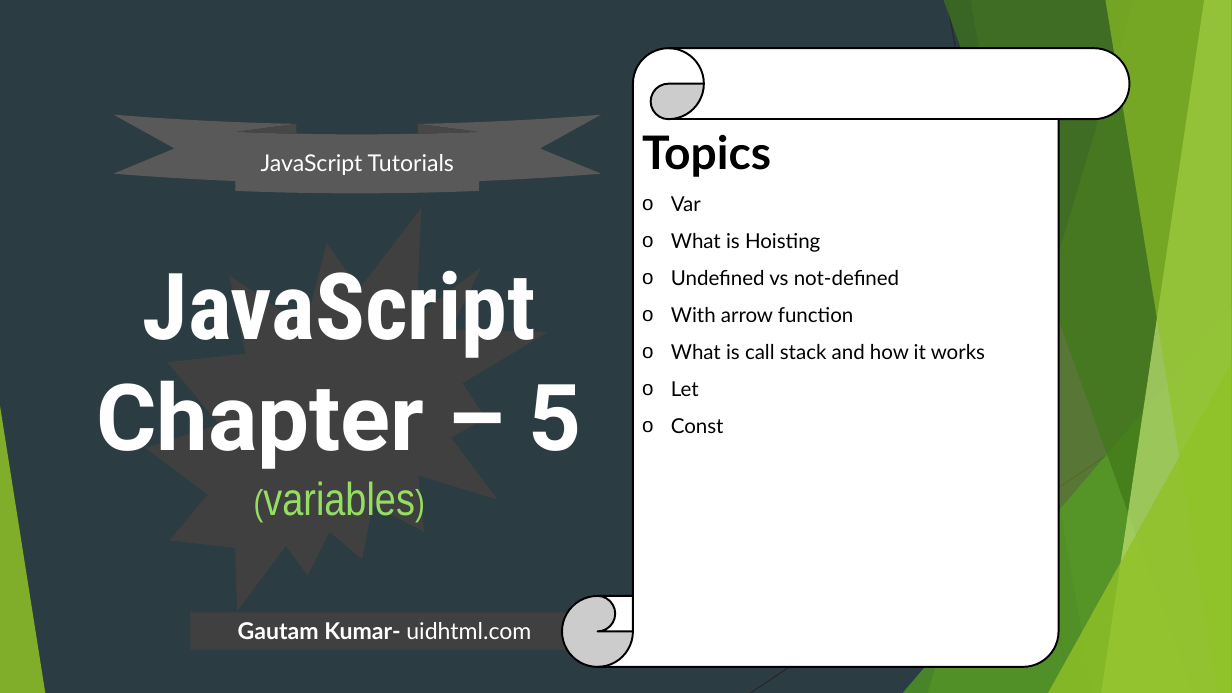
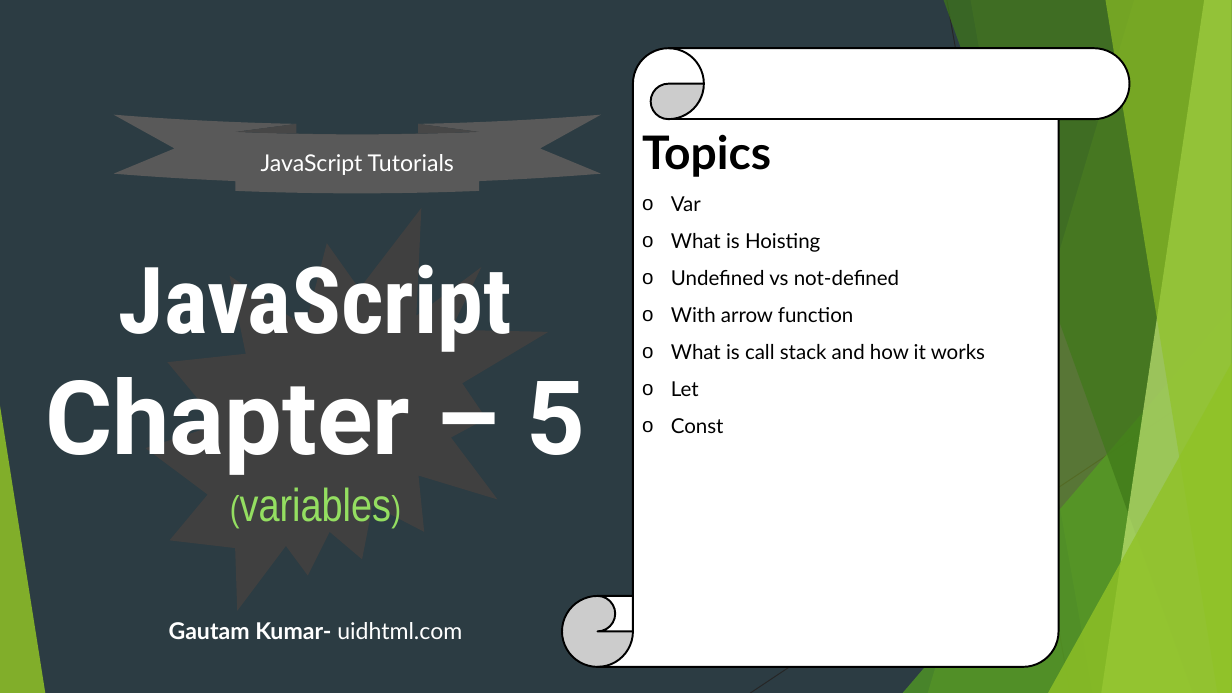
Before and after one commit to uidhtml/javascript-tutorials, a slide deck: slide 20 of Javascript Tutorials.pptx. Drawn at 1232x693 pixels with LibreOffice and Linux fonts; fonts in the diff are those of the drawing. Boxes give left, top, right and bottom in pixels: in the first picture for what was removed or moved away, otherwise in the second. Text is boxed around its words. In the diff, an @@ line names an element or a change of style, - is before the commit and + after.

```diff
--- a/Javascript Tutorials.pptx
+++ b/Javascript Tutorials.pptx
@@ title "JavaScript Chapter – 5 (variables)": place and size @@
-title "JavaScript Chapter – 5 (variables)" at [96,270,582,516]
+title "JavaScript Chapter – 5 (variables)" at [45,264,585,522]
@@ title "JavaScript Chapter – 5 (variables)" at [45,264,585,522]: size 72 to 80 pt in "Chapter – 5" @@
@@ text "Gautam Kumar- uidhtml.com": place and size @@
-text "Gautam Kumar- uidhtml.com" at [190,613,579,650]
+text "Gautam Kumar- uidhtml.com" at [169,622,462,639]
@@ text "Gautam Kumar- uidhtml.com" at [169,622,462,639]: fill #404040 to none @@
```
Also in this commit, not shown: 2 other slides changed, 4 other files.
